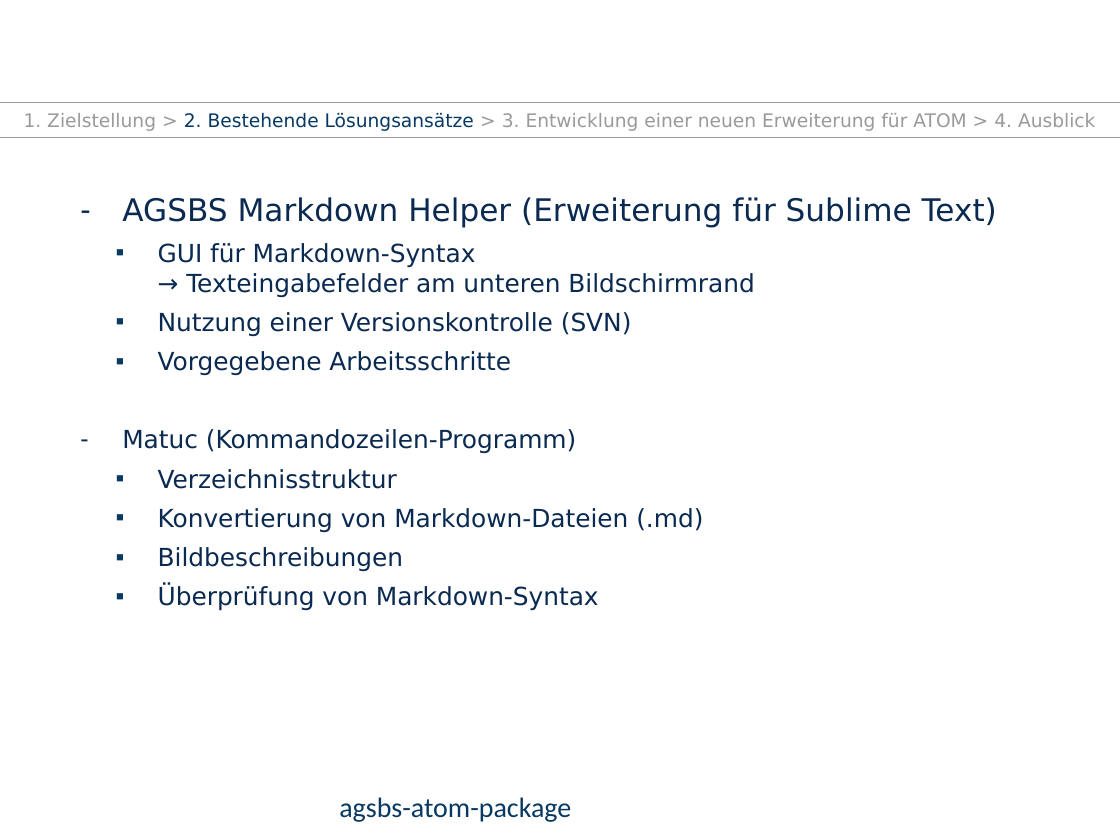
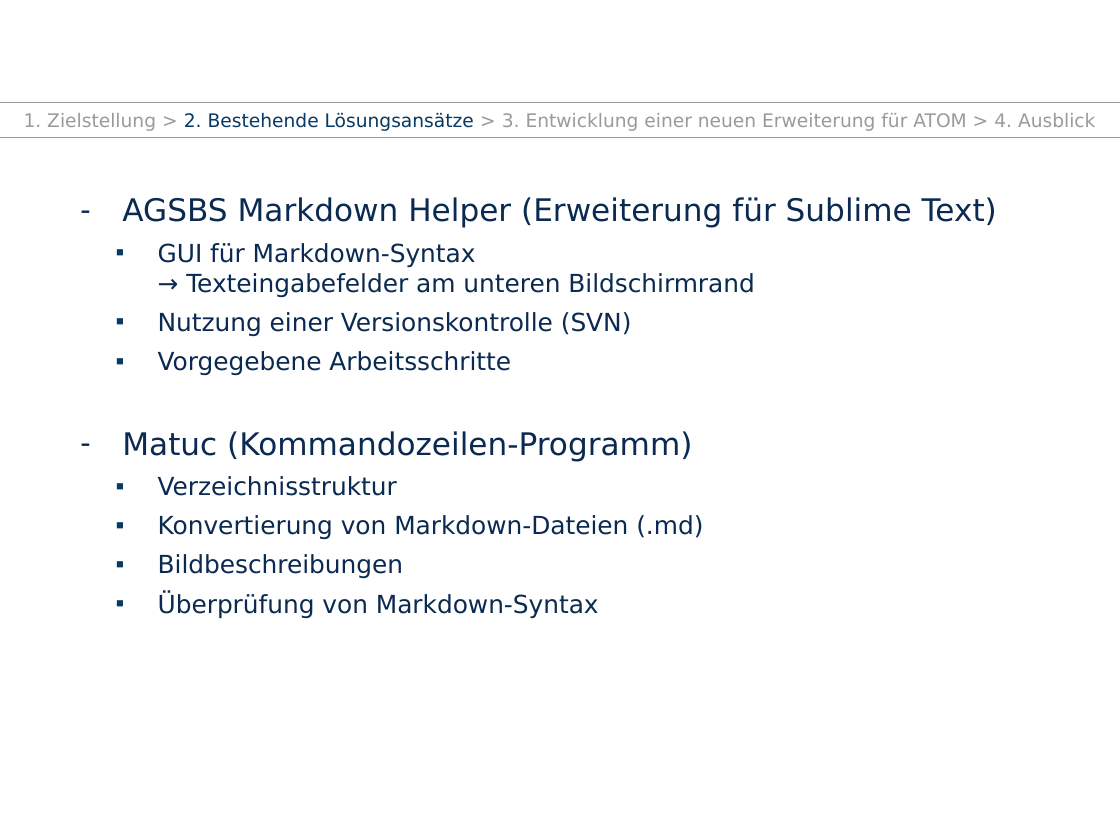
Before and after one commit to TUD-INF-IAI-MCI/agsbs_atom_package, a slide deck: slide 6 of presentation.pptx. Drawn at 1120x840 pixels with LibreOffice and Linux fonts; fonts in the diff are those of the drawing; background and template pictures are left out. Boxes give left, top, right and bottom in pixels: in the first picture for what was removed or moved away, otherwise in the second. Text is boxed around its words. In the diff, an @@ line names an element or a change of style, - is before the commit and + after.

```diff
--- a/presentation.pptx
+++ b/presentation.pptx
@@ text at [122, 431, 692, 461]: size 16 to 20 pt in "Matuc (Kommandozeilen-Programm)" @@
@@ text removed at [339, 797, 571, 822] @@
-agsbs-atom-package
```
Also in this commit, not shown: 4 other slides changed, 4 slides added, 1 other file.
